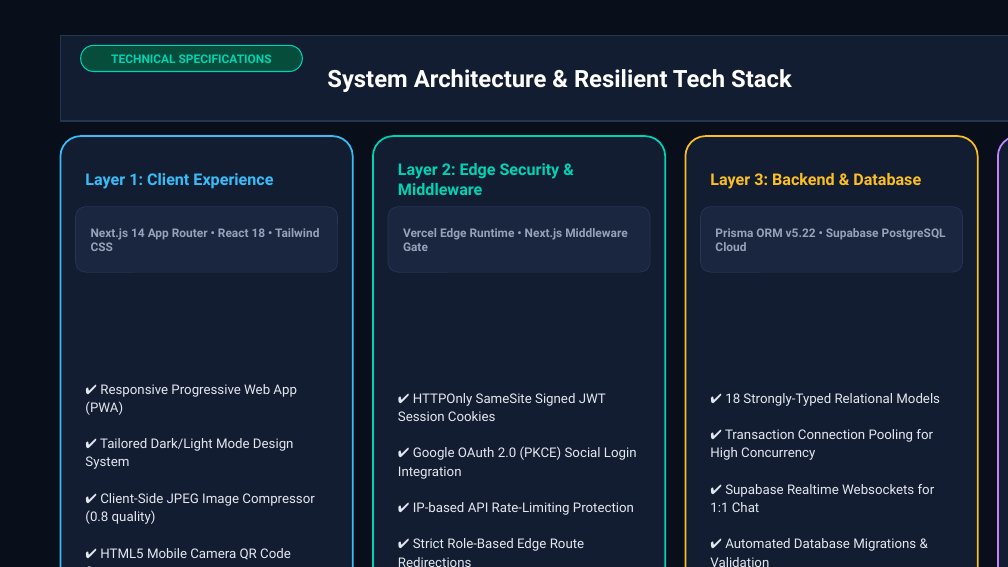
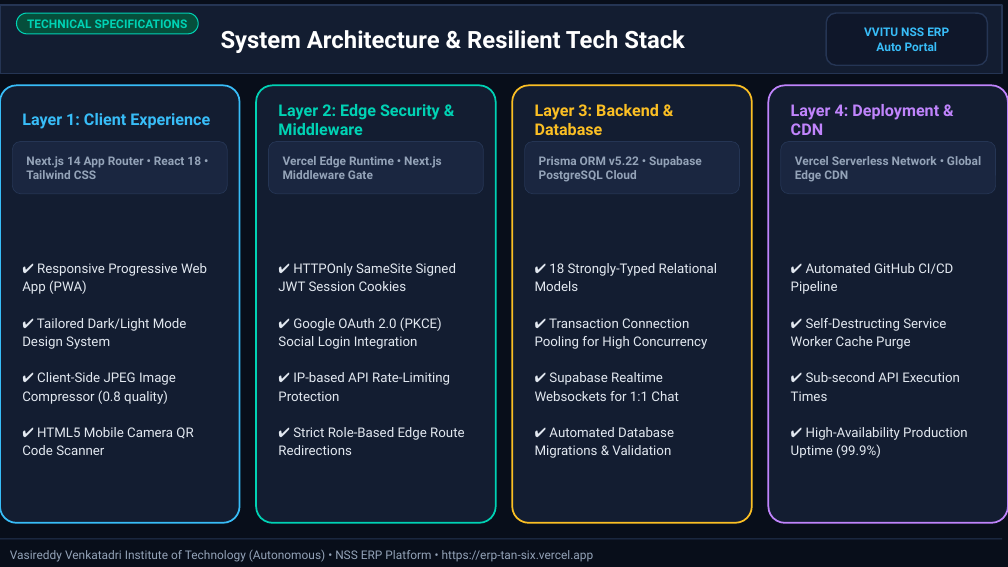
Before and after one commit to Bhuvan2402-bhuvan/erp1, a slide deck: slide 3 of VVITU_NSS_ERP_Presentation.pptx. Drawn at 1008x567 pixels with LibreOffice and Linux fonts; fonts in the diff are those of the drawing. Boxes give left, top, right and bottom in pixels: in the first picture for what was removed or moved away, otherwise in the second. Text is boxed around its words. In the diff, an @@ line names an element or a change of style, - is before the commit and + after.

```diff
--- a/VVITU_NSS_ERP_Presentation.pptx
+++ b/VVITU_NSS_ERP_Presentation.pptx
@@ rectangle: place and size @@
-rectangle at <box>60,35,1008,121</box>
+rectangle at <box>0,5,1002,74</box>
@@ text "TECHNICAL SPECIFICATIONS": place and size @@
-text "TECHNICAL SPECIFICATIONS" at <box>111,54,272,63</box>
+text "TECHNICAL SPECIFICATIONS" at <box>27,19,188,28</box>
@@ rounded rectangle: place and size @@
-rounded rectangle at <box>81,45,302,72</box>
+rounded rectangle at <box>16,13,198,34</box>
@@ text "System Architecture & Resilient Tech ...": place and size @@
-text "System Architecture & Resilient Tech ..." at <box>327,69,792,92</box>
+text "System Architecture & Resilient Tech ..." at <box>221,30,685,53</box>
@@ rounded rectangle: place and size @@
-rounded rectangle at <box>60,136,353,567</box>
+rounded rectangle at <box>0,86,240,523</box>
@@ rounded rectangle: place and size @@
-rounded rectangle at <box>373,136,665,567</box>
+rounded rectangle at <box>256,86,496,523</box>
@@ rounded rectangle: place and size @@
-rounded rectangle at <box>685,136,978,567</box>
+rounded rectangle at <box>512,86,752,523</box>
@@ rounded rectangle: place and size @@
-rounded rectangle at <box>998,136,1008,567</box>
+rounded rectangle at <box>768,86,1008,523</box>
@@ text "Layer 1: Client Experience": place and size @@
-text "Layer 1: Client Experience" at <box>85,173,273,189</box>
+text "Layer 1: Client Experience" at <box>22,113,210,129</box>
@@ text "Layer 2: Edge Security & ...": place and size @@
-text "Layer 2: Edge Security & ..." at <box>398,163,560,195</box>
+text "Layer 2: Edge Security & ..." at <box>278,104,440,135</box>
@@ text "Layer 3: Backend & Database" rewrapped from <box>710,173,921,189</box> to <box>535,104,659,135</box> @@
@@ rounded rectangle: place and size @@
-rounded rectangle at <box>76,207,338,272</box>
+rounded rectangle at <box>12,141,227,194</box>
@@ text "Next.js 14 App Router • ..." rewrapped from <box>91,228,319,251</box> to <box>26,156,201,179</box> @@
@@ rounded rectangle: place and size @@
-rounded rectangle at <box>388,207,650,272</box>
+rounded rectangle at <box>268,141,483,194</box>
@@ text "Vercel Edge Runtime • Next.js ..." rewrapped from <box>403,228,627,251</box> to <box>283,156,442,179</box> @@
@@ rounded rectangle: place and size @@
-rounded rectangle at <box>701,207,963,272</box>
+rounded rectangle at <box>524,141,739,194</box>
@@ text "Prisma ORM v5.22 • Supabase ..." rewrapped from <box>715,228,946,251</box> to <box>539,156,702,182</box> @@
@@ text "✔ Responsive Progressive Web App ..." rewrapped from <box>85,384,314,560</box> to <box>22,263,207,455</box> @@
@@ text "✔ HTTPOnly SameSite Signed JWT ..." rewrapped from <box>398,393,637,551</box> to <box>278,263,464,455</box> @@
@@ text "✔ 18 Strongly-Typed Relational Models" rewrapped from <box>710,393,940,551</box> to <box>535,263,718,458</box> @@
@@ group added at <box>0,13,1002,562</box>: 5 texts, 2 rounded rectangles, 1 line @@
+VVITU NSS ERP
+Auto Portal
+Vasireddy Venkatadri Institute of Technology (Autonomous) • NSS ERP Platform • https://erp-tan-six.vercel.app
+Layer 4: Deployment & CDN
+Vercel Serverless Network • Global Edge CDN
+✔ Automated GitHub CI/CD Pipeline
+✔ Self-Destructing Service Worker Cache Purge
+✔ Sub-second API Execution Times
+✔ High-Availability Production Uptime (99.9%)
```
Also in this commit, not shown: 11 other slides changed, 16 other files.
